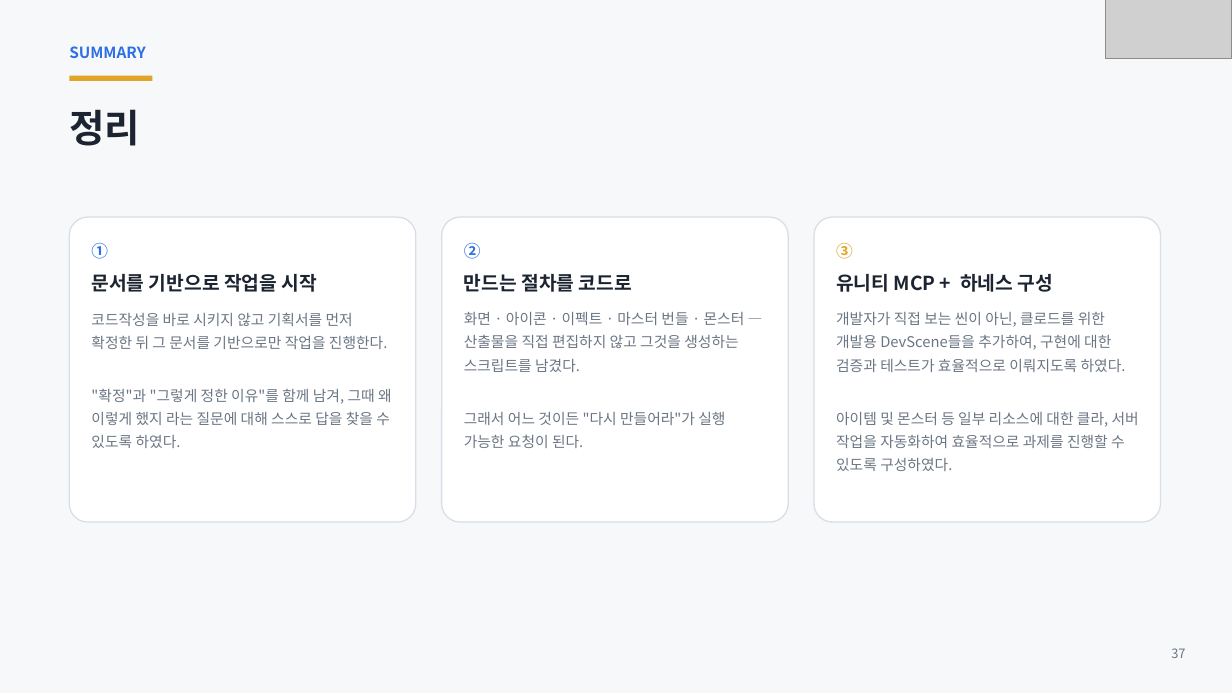
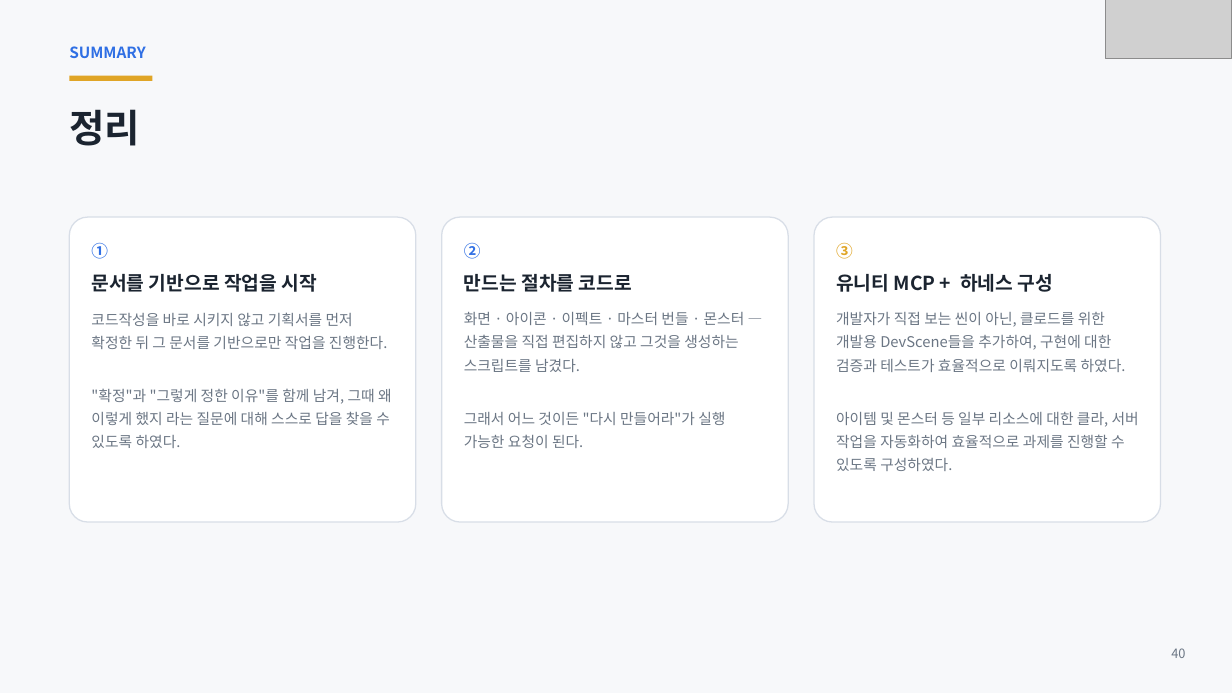
Before and after one commit to ks-wook/com2us-taskbar-hero, a slide deck: slide 39 of docs/com2us-taskbar-hero-발표자료.pptx (slide 37 before the commit). Drawn at 1232x693 pixels with LibreOffice and Linux fonts; fonts in the diff are those of the drawing; grey boxes stand for pictures. Boxes give left, top, right and bottom in pixels: in the first picture for what was removed or moved away, otherwise in the second. Text is boxed around its words. In the diff, an @@ line names an element or a change of style, - is before the commit and + after.

```diff
--- a/docs/com2us-taskbar-hero-발표자료.pptx
+++ b/docs/com2us-taskbar-hero-발표자료.pptx
@@ text at bbox=[1171, 648, 1185, 658]: text changed @@
-37
+40
```
Also in this commit, not shown: 32 other slides changed, 5 slides added, 3 slides removed.
